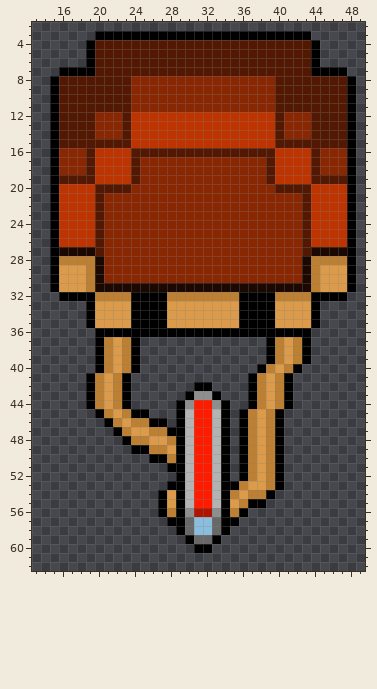
File history of a pixel-art sprite, Pygame_GroupProject/Assets/Player/Player_Shotgun.png. Above, as it was before the edit.
The file is 64x64 pixels. Shown: x 13..49, y 2..62.
The result:
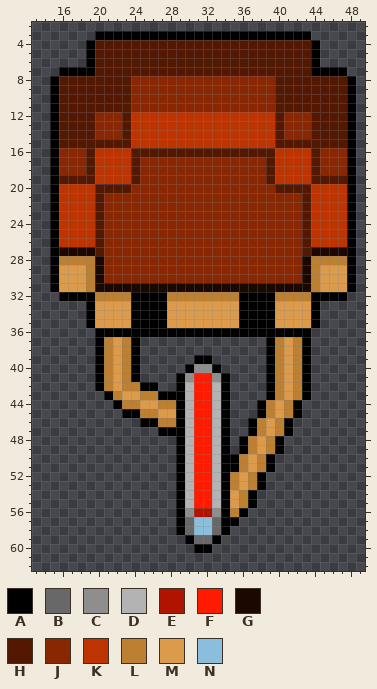
Palette (. is transparent): A #000000  B #686868  C #8e8e8e  D #b3b3b3  E #b01300  F #ff1b00  G #1b0800  H #521802  J #892702  K #bd3400  L #bd7f32  M #db9b4a  N #8bbedc
The edit:
Changed rows in their new state; - is an unchanged pixel.
first column x 19:
39 ------------AA-----------
40 -----------ACCA----.ALMLA
41 .ALMLA----ACFFCA--..A-MLA
42 .ALMLLAA--ADFFDA--..A-MLA
43 ..A-MMLLAAADFFDA--..A-MLA
44 ...ALLMMLL-D--D---.ALMLA-
45 -...A-LLMM-------..A-MLA-
46 --....A-LL-------.ALMLA--
47 ---.....A--------.ALMLA--
48 ----......---------------
49 -----.....---------------
50 -------...------ALMLA.---
51 ---------.------ALMLA.---
52 ----------------LM-A..---
53 ---------.------LMLA..---
54 --------..------MLA..----
55 --------..---------.-----
56 --------..---------------
57 ---------.---------------
Pixel boxes of the changes (left, top, right, bottom) in both pictures:
changed: (86, 355, 311, 526)
